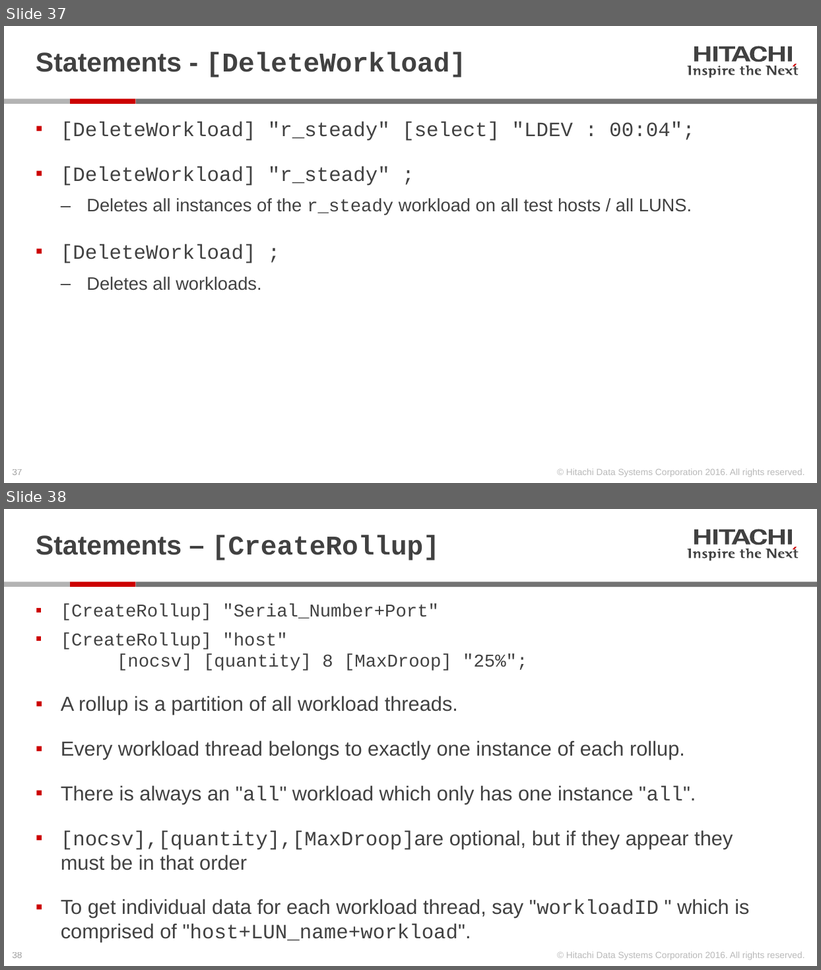
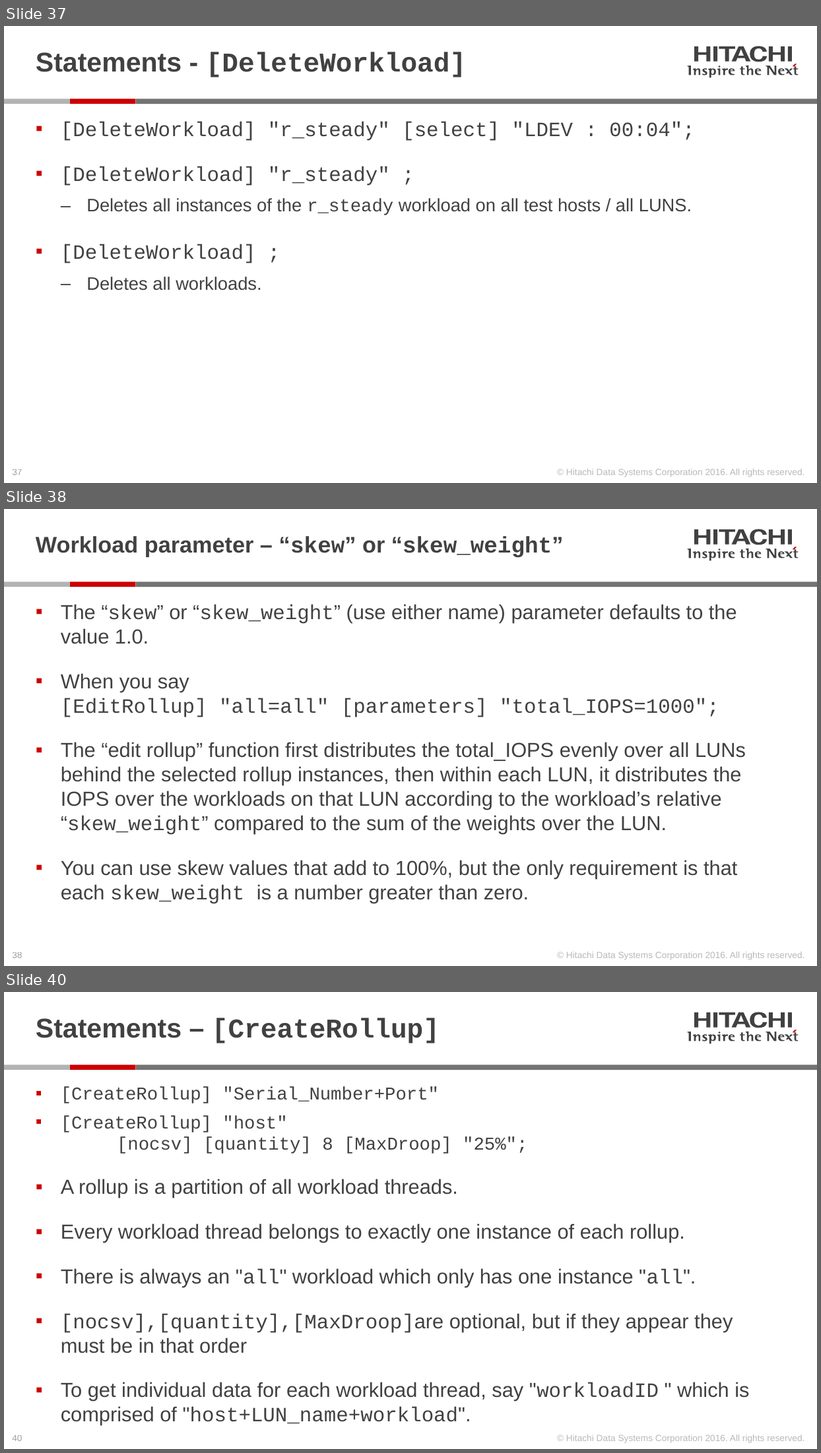
Before and after one commit to Hitachi-Data-Systems/ivy, a slide deck: doc/Programming the ivy engine.pptx. Shown one above the other, each under a label of ours: slides 37 and 38 before the commit, slides 37, 38 and 40 after it; the slides between them are not shown. The pictures are 821x970 and 821x1453 pixels, drawn with LibreOffice and Linux fonts; fonts in the diff are those of the drawing. Boxes give left, top, right and bottom in pixels: in the first picture for what was removed or moved away, otherwise in the second. Text is boxed around its words. In the diff, an @@ line names an element or a change of style, - is before the commit and + after.

Commit message:
add skew for fixed I/O rates

```diff
--- a/doc/Programming the ivy engine.pptx
+++ b/doc/Programming the ivy engine.pptx
@@ slide 38 added at <box>4,509,817,966</box>, background #FFFFFF; not listed: 28 template elements that a slide beside it also shows @@
@@ title added at <box>36,536,564,557</box>, 20 pt, text #414141, bold @@
+Workload parameter – “skew” or “skew_weight”
@@ text added at <box>61,604,746,904</box>, 18 pt, text #414141 @@
+▪ The “skew” or “skew_weight” (use either name) parameter defaults to the value 1.0.
+▪ When you say
+  [EditRollup] "all=all" [parameters] "total_IOPS=1000";
+▪ The “edit rollup” function first distributes the total_IOPS evenly over all LUNs behind the selected rollup instances, then within each LUN, it distributes the IOPS over the workloads on that LUN according to the workload’s relative “skew_weight” compared to the sum of the weights over the LUN.
+▪ You can use skew values that add to 100%, but the only requirement is that each skew_weight is a number greater than zero.
@@ what was slide 38 is now slide 40 @@
@@ page number at <box>12,1436,22,1441</box>: text changed @@
-38
+40
```
Also in this commit, not shown: 1 other slide added, 28 other files.
